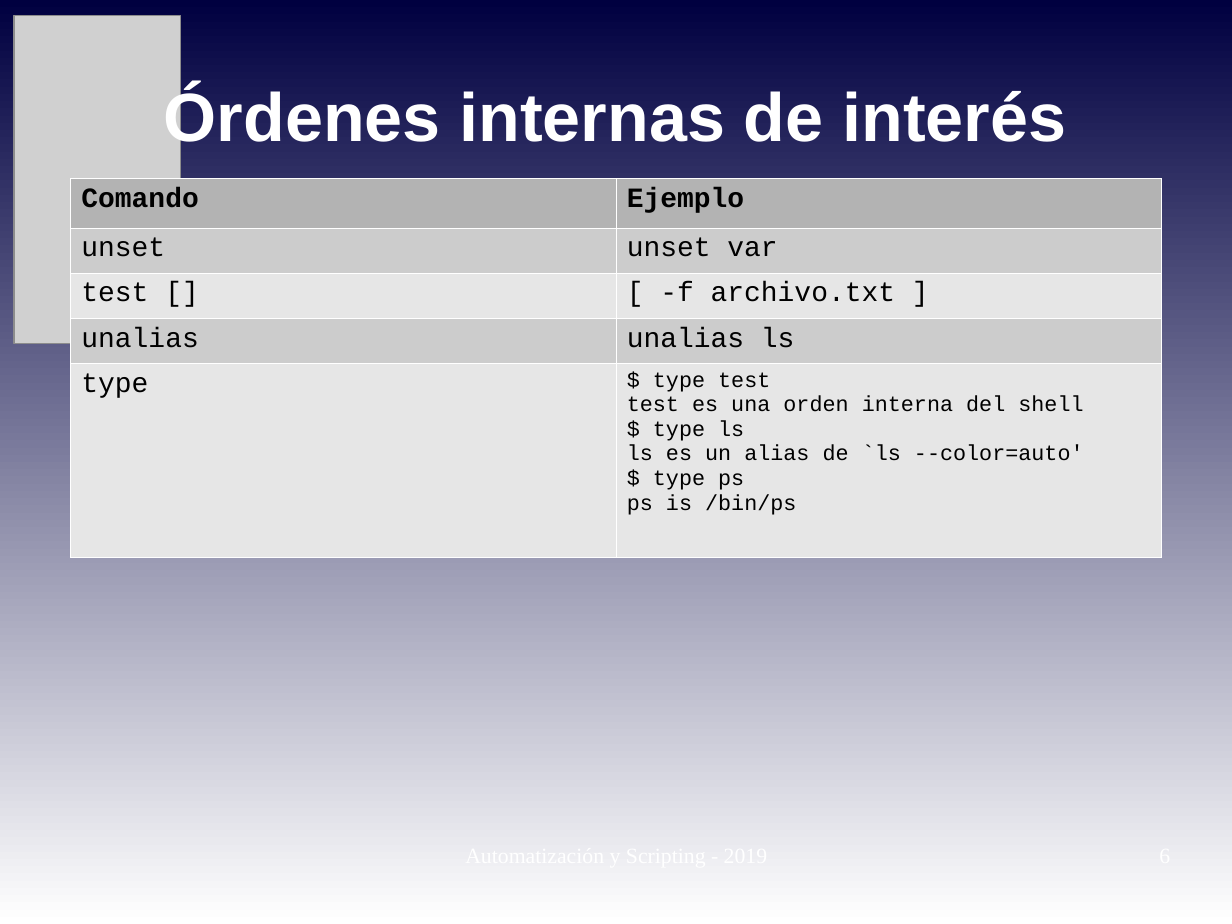
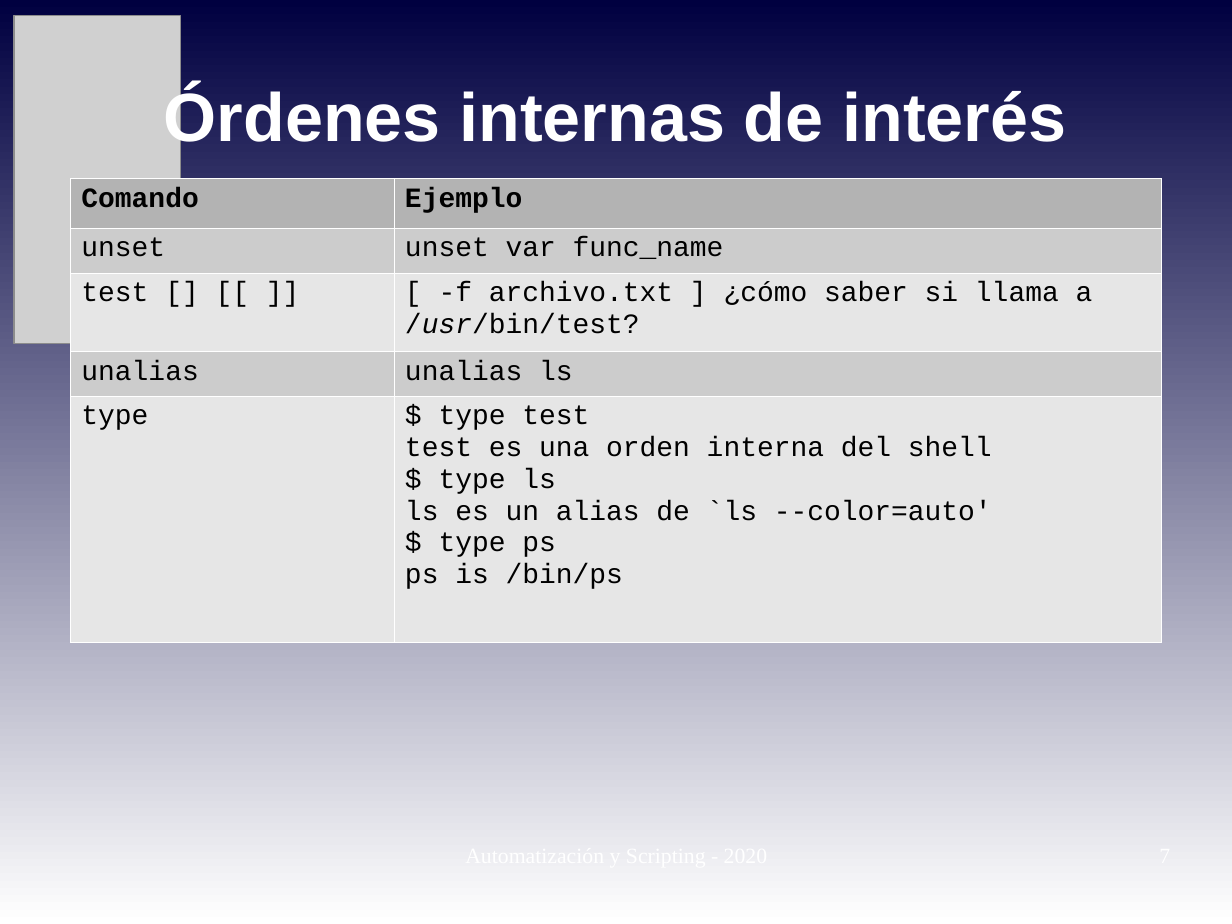
Before and after one commit to niniadcobre/-AutoyScripting, a slide deck: slide 7 of clases/AYS_clase06.odp (slide 6 before the commit). Drawn at 1232x924 pixels with LibreOffice and Linux fonts; fonts in the diff are those of the drawing; grey boxes stand for pictures. Boxes give left, top, right and bottom in pixels: in the first picture for what was removed or moved away, otherwise in the second. Text is boxed around its words. In the diff, an @@ line names an element or a change of style, - is before the commit and + after.

```diff
--- a/clases/AYS_clase06.odp
+++ b/clases/AYS_clase06.odp
@@ table at [70, 179, 1163, 631] @@
-row 2, column 2: unset var
+row 2, column 2: unset var func_name
-row 3, column 1: test []
+row 3, column 1: test [] [[ ]]
-row 3, column 2: [ -f archivo.txt ]
+row 3, column 2: [ -f archivo.txt ] ¿cómo saber si llama a /usr/bin/test?
@@ size 14 to 18 pt in "$ type test", "test es una orden interna del shell", "$ type ls", "ls es un alias de `ls --color=auto'" and 2 more places @@
```
Also in this commit, not shown: 5 other slides changed, 1 slide added, 7 other files.
